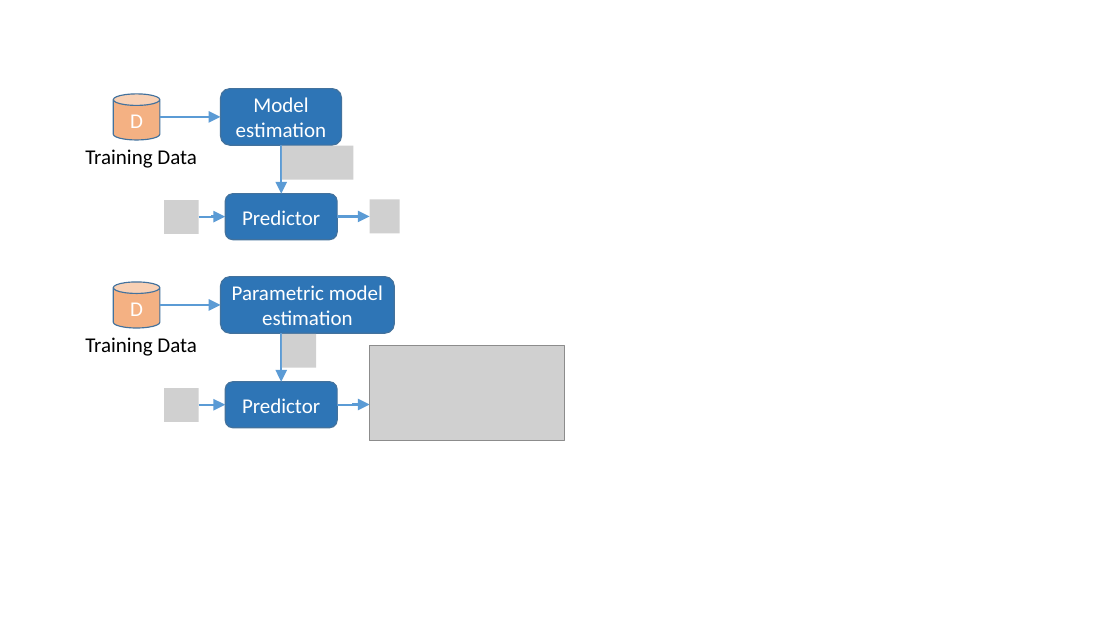
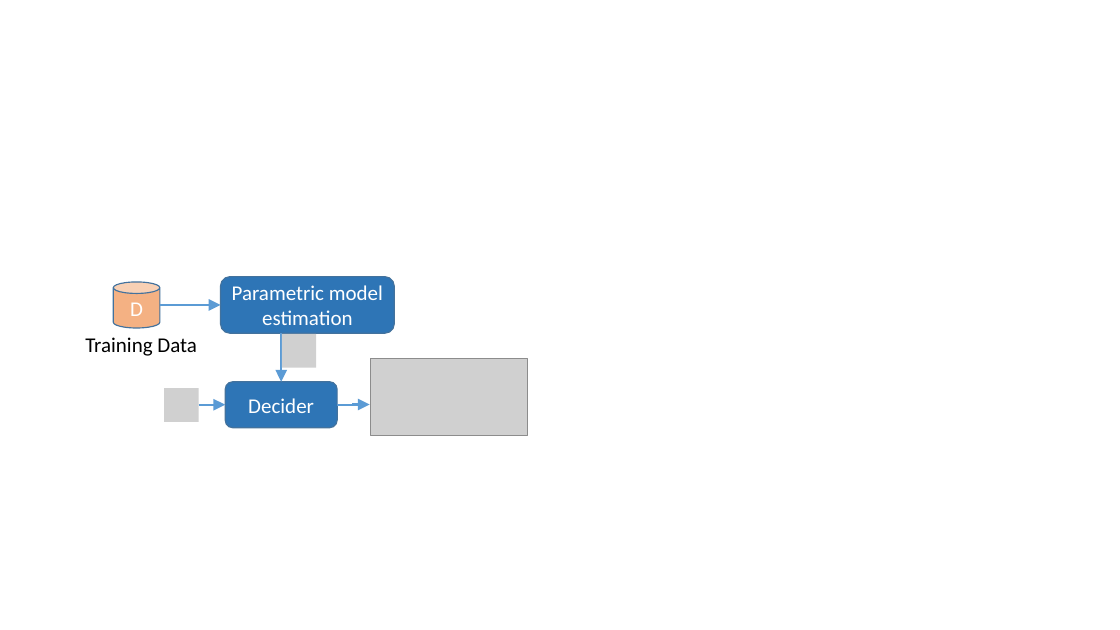
Before and after one commit to ML4DS/ML4all, a slide deck: slide 1 of C2.Classification_LogReg/figs/Figs.pptx (slide 2 before the commit). Drawn at 1120x630 pixels with LibreOffice and Linux fonts; fonts in the diff are those of the drawing; grey boxes stand for pictures. Boxes give left, top, right and bottom in pixels: in the first picture for what was removed or moved away, otherwise in the second. Text is boxed around its words. In the diff, an @@ line names an element or a change of style, - is before the commit and + after.

```diff
--- a/C2.Classification_LogReg/figs/Figs.pptx
+++ b/C2.Classification_LogReg/figs/Figs.pptx
@@ group removed at bbox=[85, 89, 400, 240]: 4 elbow arrows, 3 pictures, 2 rounded rectangles, 1 cylinder, 1 text @@
-D
-Model estimation
-Training Data
-Predictor
@@ picture: place and size @@
-picture at bbox=[370, 345, 565, 441]
+picture at bbox=[371, 359, 528, 436]
@@ text in rounded rectangle at bbox=[248, 398, 314, 413]: text changed @@
-Predictor
+Decider
```
Also in this commit, not shown: 1 slide removed, 1 other file.
